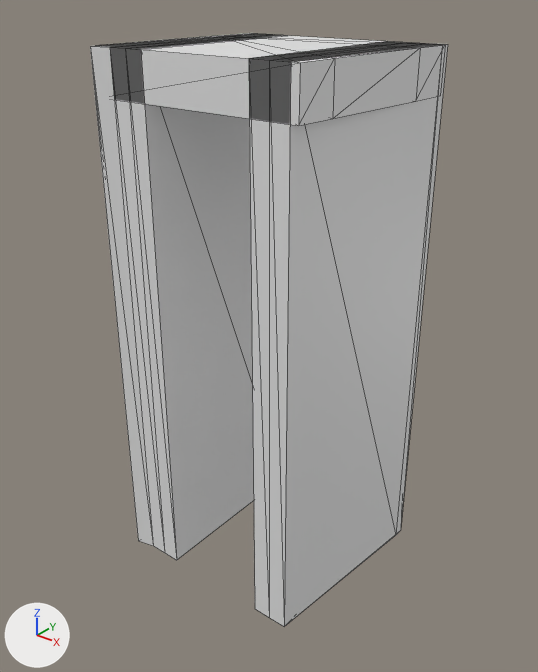
The glTF model models/grijpskerk/grijpskerk-brug-3837ca97-3/grijpskerk-brug-3837ca97-3.glb: old version first, new version second.
The view is the same before and after, from a 50 mm lens placed at (8.02, -10.09, 1.13), pointed at (0.04, -0.1, -5.06). The lights are fixed; the arrows at lower left show +X, +Y and +Z. The first picture is the older version. Mesh edges are drawn as thin lines. Vertices at exactly the same position are counted once.

The first picture shows 'road:dek', 'road:landhoofd (aangenomen)', 'road:landhoofd (aangenomen) 2'.
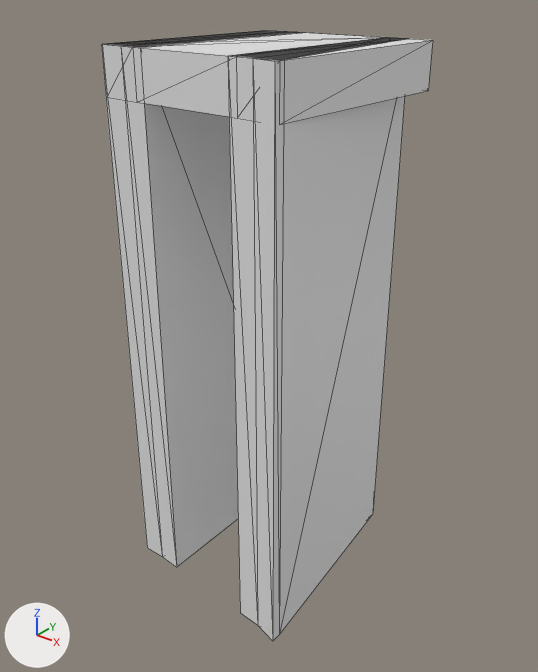
What differs and where, as boxes (x1, y1, x2, y2) in the pictures (538 x 672 px):
'road:landhoofd (aangenomen) 2', reshaped (11% narrower)
    before: (249, 41, 448, 627)
    after: (228, 37, 405, 641)
'road:landhoofd (aangenomen)', reshaped
    before: (90, 34, 285, 560)
    after: (101, 30, 294, 567)
'road:dek', turned
    before: (97, 33, 444, 126)
    after: (107, 30, 433, 124)

Edits to the bpy script that builds the scene:
```text
Change me_dek:
    used by ob_road_dek; location = (0.0, 0.0, 0.0)
    remove me_dek.from_pydata(...)  # 16 vertices, 28 faces; spans x -2.15..2.15, y -1.84..1.84, z -0.7..0.1
    add me_dek.from_pydata(...)  # 16 vertices, 28 faces; spans x -1.84..1.84, y -2.15..2.15, z -0.66..0.14
    me_dek part 1: the whole mesh is turned -90 degrees about the z axis through its middle, then moved by (0.0, 0.0, 0.04)
Change me_landhoofd__aangenomen:
    used by ob_road_landhoofd__aangenomen; location = (0.0, 0.0, 0.0)
    remove me_landhoofd__aangenomen.from_pydata(...)  # 16 vertices, 28 faces; spans x -2.15..-1.07, y -1.94..1.83, z -10.0..0.1
    add me_landhoofd__aangenomen.from_pydata(...)  # 12 vertices, 20 faces; spans x -1.84..-0.92, y -1.99..2.13, z -10.0..0.14
    me_landhoofd__aangenomen part 2: the whole mesh is rebuilt
Change me_landhoofd__aangenomen__2:
    used by ob_road_landhoofd__aangenomen__2; location = (0.0, 0.0, 0.0)
    remove me_landhoofd__aangenomen__2.from_pydata(...)  # 16 vertices, 28 faces; spans x 1.07..2.15, y -1.84..1.94, z -10.0..0.1
    add me_landhoofd__aangenomen__2.from_pydata(...)  # 12 vertices, 20 faces; spans x 0.92..1.84, y -2.25..2.04, z -10.0..0.14
    me_landhoofd__aangenomen__2 part 3: the whole mesh is rebuilt
```
